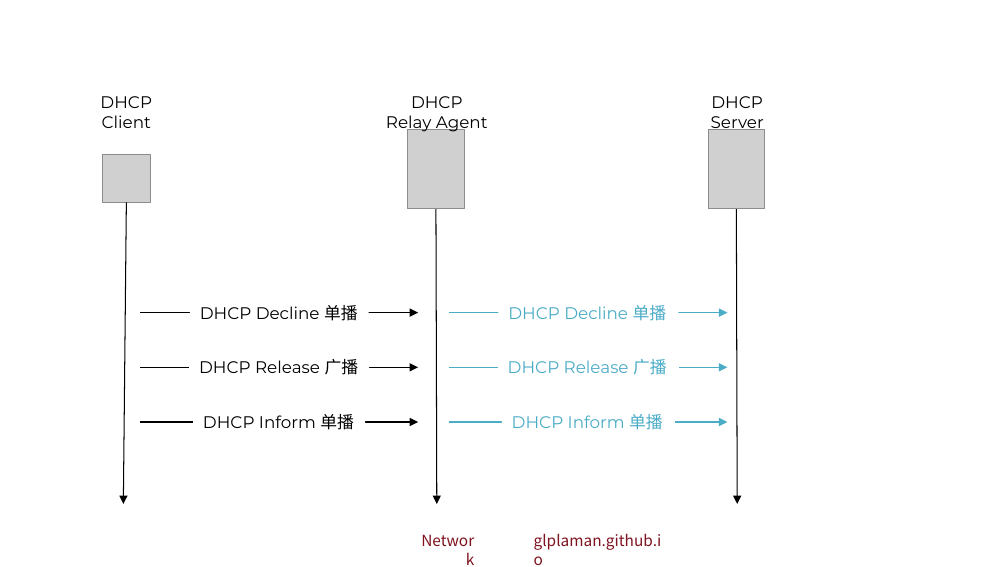
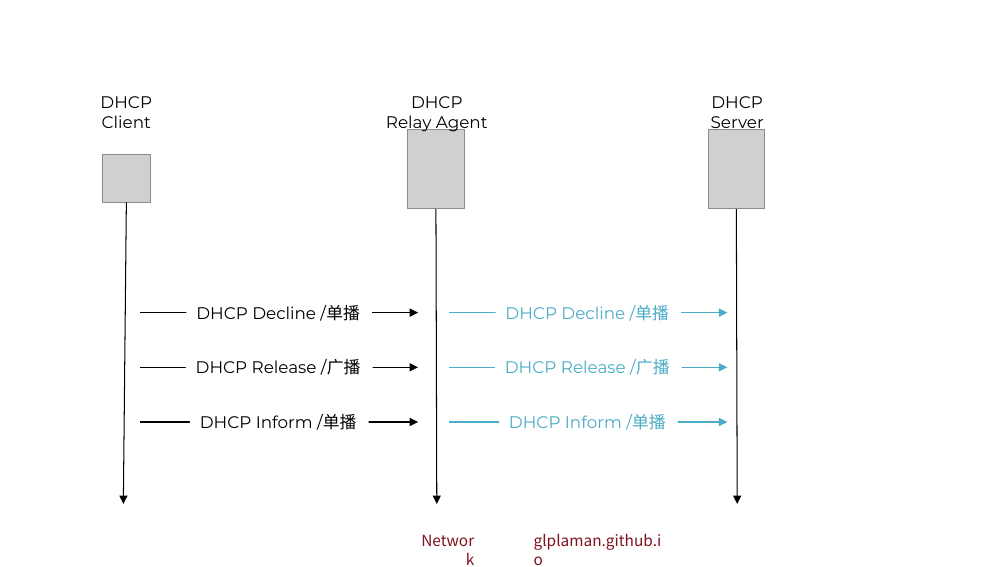
Before and after one commit to glplaman/glplaman.github.io, a slide deck: slide 181 of network/ppt/chap6.pptx. Drawn at 1008x567 pixels with LibreOffice and Linux fonts; fonts in the diff are those of the drawing; grey boxes stand for pictures; background and template pictures are left out. Boxes give left, top, right and bottom in pixels: in the first picture for what was removed or moved away, otherwise in the second. Text is boxed around its words. In the diff, an @@ line names an element or a change of style, - is before the commit and + after.

```diff
--- a/network/ppt/chap6.pptx
+++ b/network/ppt/chap6.pptx
@@ text at [196, 305, 359, 321]: text changed @@
-DHCP Decline 单播
+DHCP Decline /单播
@@ text at [505, 305, 669, 321]: text changed @@
-DHCP Decline 单播
+DHCP Decline /单播
@@ text at [196, 359, 360, 375]: text changed @@
-DHCP Release 广播
+DHCP Release /广播
@@ text at [505, 359, 669, 375]: text changed @@
-DHCP Release 广播
+DHCP Release /广播
@@ text at [200, 414, 356, 430]: text changed @@
-DHCP Inform 单播
+DHCP Inform /单播
@@ text at [509, 414, 665, 430]: text changed @@
-DHCP Inform 单播
+DHCP Inform /单播
```
Also in this commit, not shown: 23 other slides changed, 10 other files.
